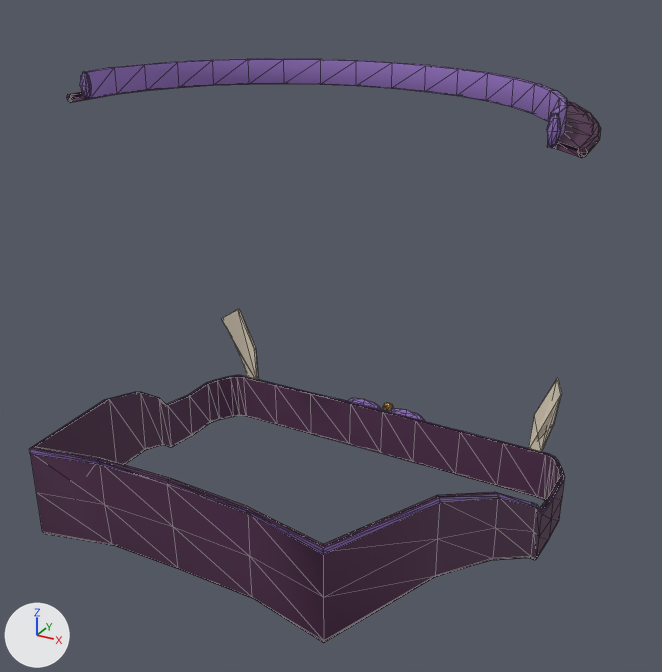
Before and after pictures for a commit that changed the glTF model ConditioningControlPanel/Resources/web/glassroad/art/models/emi-outfit-croupier.glb.
Rendered twice from a 50 mm lens placed at (0.471, -0.787, 1.113), pointed at (0.013, 0.046, 0.696). Every picture has the same lights, and +X, +Y and +Z are marked at lower left. The older version comes first. Mesh edges are drawn as thin lines. Vertices at exactly the same position are counted once.

Objects in the first picture: 'emi_outfit_croupier'.
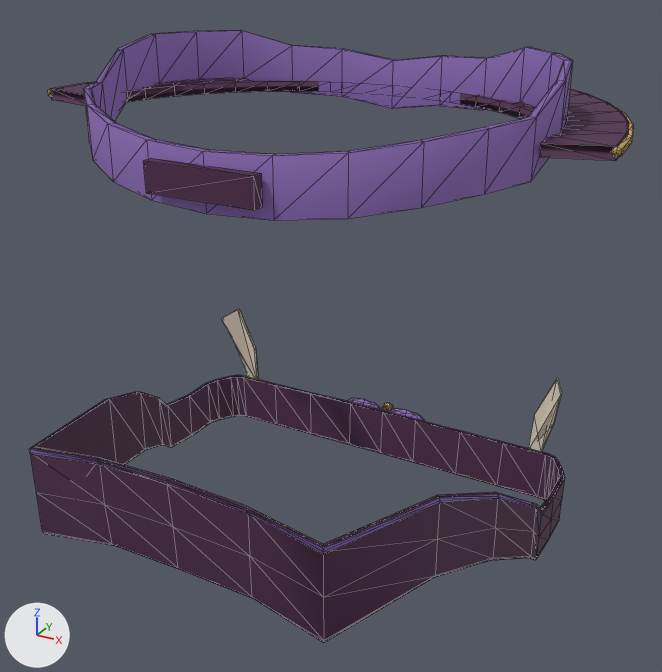
Commit message: art(glassroad): give every EMI outfit a distinct headpiece

Boxes [x1, y1, x2, y2] around the edits, measured in the pictures (662 x 672 px):
'emi_outfit_croupier', reshaped
    before: [29, 58, 601, 643]
    after: [29, 30, 633, 643]
part 1 of me_emi_outfit_croupier, added (purple)
    after: [144, 158, 262, 210]
part 2 of me_emi_outfit_croupier, rebuilt (mostly hidden)
    before: [67, 92, 601, 157]
    after: [48, 89, 633, 158]
part 3 of me_emi_outfit_croupier, rebuilt
    before: [82, 58, 568, 148]
    after: [51, 78, 629, 161]
part 4 of me_emi_outfit_croupier, added (purple)
    after: [83, 30, 573, 220]
part 5 of me_emi_outfit_croupier, deleted
    before: [80, 72, 91, 99]
part 6 of me_emi_outfit_croupier, deleted
    before: [547, 113, 561, 148]
part 7 of me_emi_outfit_croupier, deleted
    before: [71, 94, 593, 158]

What changed in the scene script:
```text
Change me_emi_outfit_croupier:
    used by ob_emi_outfit_croupier; location = (0.0, 0.0, 0.0)
    remove me_emi_outfit_croupier.from_pydata(...)  # 716 vertices, 1324 faces; spans x -0.29..0.29, y -0.245..0.321, z 0.452..0.975
    add me_emi_outfit_croupier.from_pydata(...)  # 691 vertices, 1282 faces; spans x -0.318..0.318, y -0.245..0.355, z 0.452..1.007
    me_emi_outfit_croupier part 1: a new loose piece, a box spanning x -0.058..0.058, y -0.167..-0.156, z 0.902..0.931, in mat_emi_outfit_fabric
    me_emi_outfit_croupier part 2: the loose piece of 114 vertices spanning x -0.29..0.29, y -0.014..0.321, z 0.941..0.949 is rebuilt with 105 vertices and now spans x -0.318..0.318, y -0.014..0.355, z 0.943..0.953
    me_emi_outfit_croupier part 3: the loose piece of 76 vertices spanning x -0.263..0.263, y -0.014..0.223, z 0.946..0.975 is rebuilt with 84 vertices and now spans x -0.314..0.314, y -0.014..0.351, z 0.937..0.953
    me_emi_outfit_croupier part 4: a new loose piece of 96 vertices spanning x -0.253..0.253, y -0.157..0.227, z 0.888..1.007, in mat_emi_outfit_fabric
    me_emi_outfit_croupier part 5: the loose piece of 26 vertices spanning x -0.266..-0.254, y -0.02..-0.008, z 0.946..0.975 is deleted
    me_emi_outfit_croupier part 6: the loose piece of 26 vertices spanning x 0.254..0.266, y -0.02..-0.008, z 0.946..0.975 is deleted
    me_emi_outfit_croupier part 7
    76 vertices are removed from x -0.286..0.286, y -0.014..0.317, z 0.94..0.953
    148 faces are deleted
```
